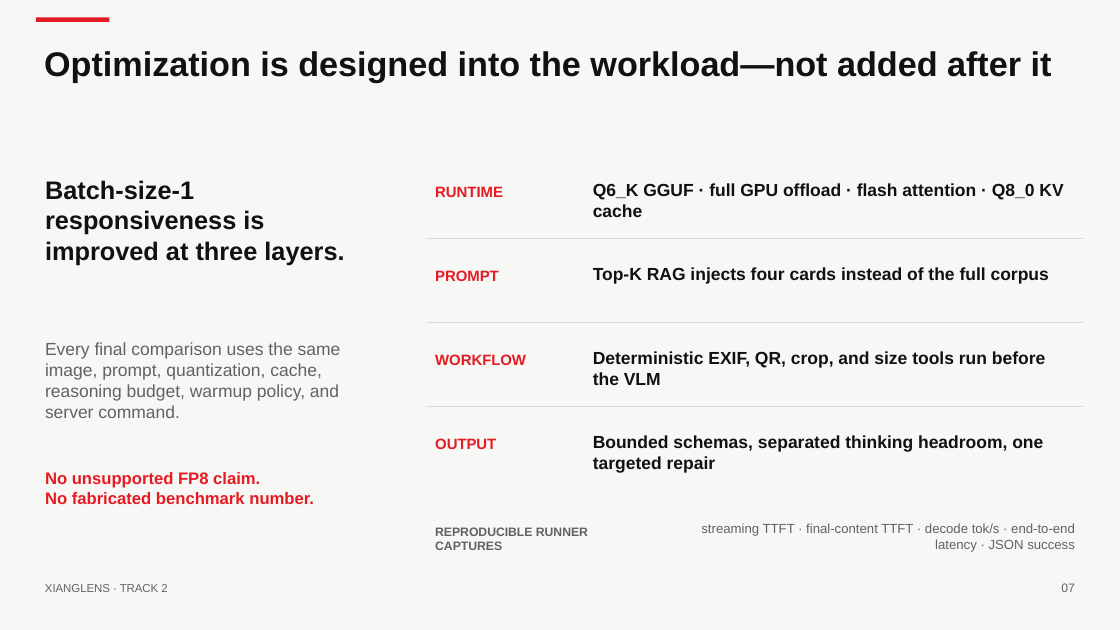
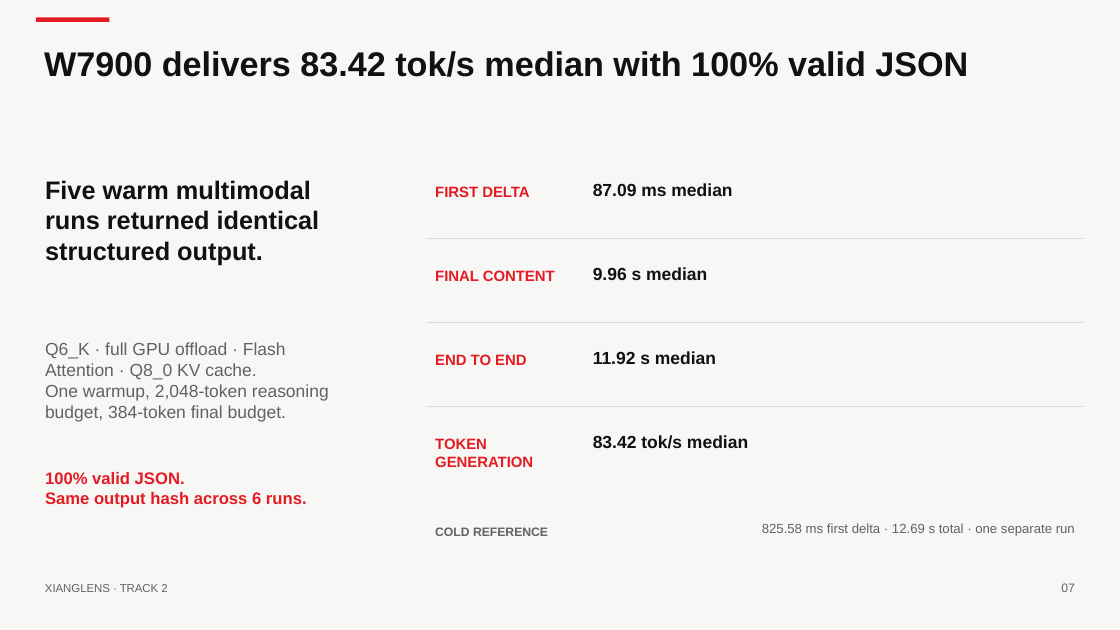
Before and after one commit to ld0574/Radeon-hackathon-2026-07, a slide deck: slide 7 of submission/XiangLens_Track2_Deck.pptx. Drawn at 1120x630 pixels with LibreOffice and Linux fonts; fonts in the diff are those of the drawing. Boxes give left, top, right and bottom in pixels: in the first picture for what was removed or moved away, otherwise in the second. Text is boxed around its words. In the diff, an @@ line names an element or a change of style, - is before the commit and + after.

Commit message:
publish measured W7900 benchmark results

```diff
--- a/submission/XiangLens_Track2_Deck.pptx
+++ b/submission/XiangLens_Track2_Deck.pptx
@@ text at (x1=44, y1=51, x2=968, y2=77): text changed @@
-Optimization is designed into the workload—not added after it
+W7900 delivers 83.42 tok/s median with 100% valid JSON
@@ text at (x1=45, y1=180, x2=320, y2=265): text changed @@
-Batch-size-1 responsiveness is improved at three layers.
+Five warm multimodal runs returned identical structured output.
@@ text at (x1=435, y1=186, x2=529, y2=197): text changed @@
-RUNTIME
+FIRST DELTA
@@ text at (x1=593, y1=183, x2=732, y2=196): text changed @@
-Q6_K GGUF · full GPU offload · flash attention · Q8_0 KV cache
+87.09 ms median
@@ text at (x1=593, y1=267, x2=707, y2=280): text changed @@
-Top-K RAG injects four cards instead of the full corpus
+9.96 s median
@@ text at (x1=435, y1=270, x2=555, y2=281): text changed @@
-PROMPT
+FINAL CONTENT
@@ text at (x1=45, y1=342, x2=329, y2=422): text changed @@
-Every final comparison uses the same image, prompt, quantization, cache, reasoning budget, warmup policy, and server command.
+Q6_K · full GPU offload · Flash Attention · Q8_0 KV cache.
+One warmup, 2,048-token reasoning budget, 384-token final budget.
@@ text at (x1=435, y1=354, x2=526, y2=365): text changed @@
-WORKFLOW
+END TO END
@@ text at (x1=593, y1=351, x2=716, y2=364): text changed @@
-Deterministic EXIF, QR, crop, and size tools run before the VLM
+11.92 s median
@@ text at (x1=435, y1=438, x2=533, y2=467): text changed @@
-OUTPUT
+TOKEN GENERATION
@@ text at (x1=593, y1=435, x2=748, y2=449): text changed @@
-Bounded schemas, separated thinking headroom, one targeted repair
+83.42 tok/s median
@@ text at (x1=45, y1=472, x2=307, y2=508): text changed @@
-No unsupported FP8 claim.
-No fabricated benchmark number.
+100% valid JSON.
+Same output hash across 6 runs.
@@ text at (x1=435, y1=527, x2=548, y2=536): text changed @@
-REPRODUCIBLE RUNNER CAPTURES
+COLD REFERENCE
@@ text at (x1=762, y1=523, x2=1075, y2=536): text changed @@
-streaming TTFT · final-content TTFT · decode tok/s · end-to-end latency · JSON success
+825.58 ms first delta · 12.69 s total · one separate run
```
Also in this commit, not shown: 10 other files.
